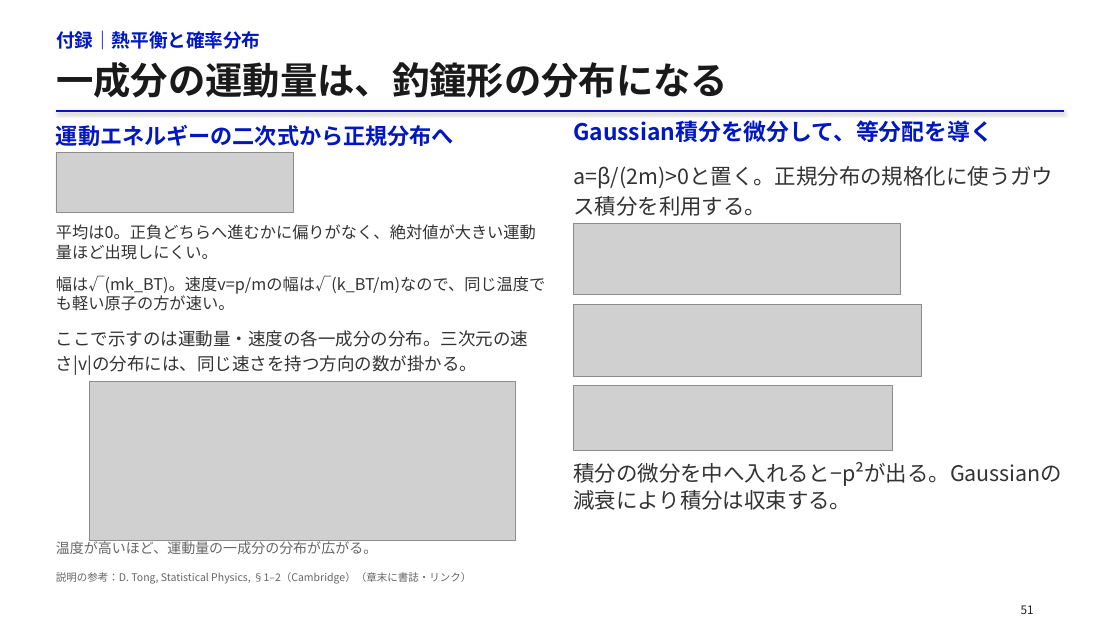
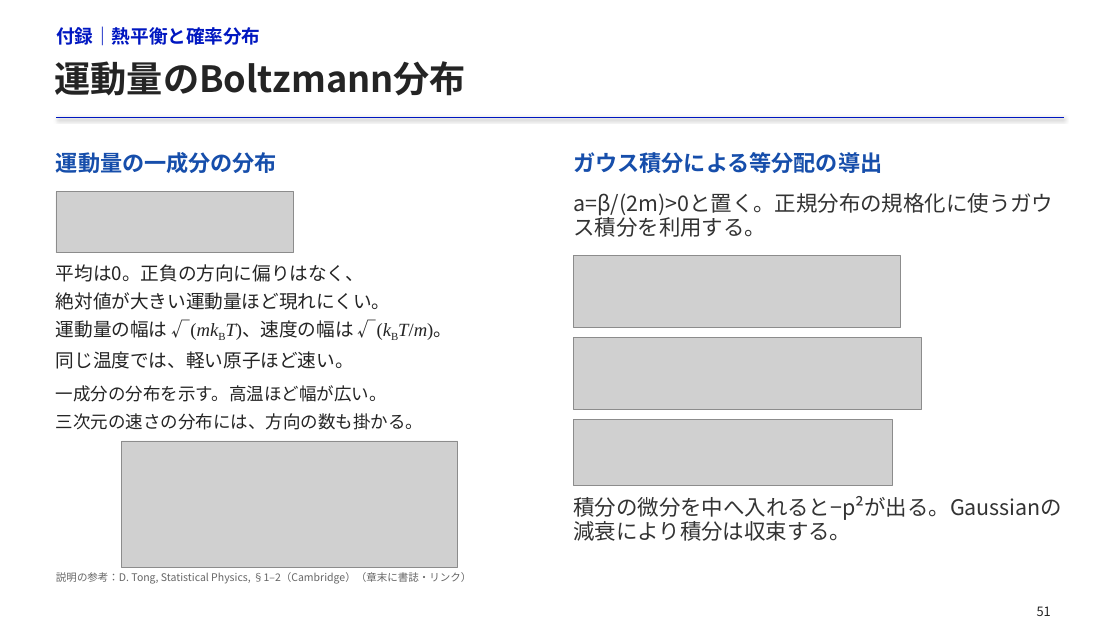
Before and after one commit to matsunagalab/lecture_bioinfo, a slide deck: slide 51 of 09_分子の相互作用と構造の安定性/09_分子の相互作用と構造の安定性.pptx. Drawn at 1120x630 pixels with LibreOffice and Linux fonts; fonts in the diff are those of the drawing; grey boxes stand for pictures. Boxes give left, top, right and bottom in pixels: in the first picture for what was removed or moved away, otherwise in the second. Text is boxed around its words. In the diff, an @@ line names an element or a change of style, - is before the commit and + after.

```diff
--- a/09_分子の相互作用と構造の安定性/09_分子の相互作用と構造の安定性.pptx
+++ b/09_分子の相互作用と構造の安定性/09_分子の相互作用と構造の安定性.pptx
@@ text "付録｜熱平衡と確率分布": place and size @@
-text "付録｜熱平衡と確率分布" at [56, 30, 261, 50]
+text "付録｜熱平衡と確率分布" at [56, 26, 261, 46]
@@ text at [55, 61, 467, 96]: text changed; size 32 to 31 pt; text colour #1A1A1A to #242424 @@
-一成分の運動量は、釣鐘形の分布になる
+運動量のBoltzmann分布
@@ line moved from (56, 111) - (1065, 111) to (56, 118) - (1065, 118) @@
@@ text at [56, 152, 277, 173]: text changed; text colour #0017C1 to #164EAB @@
-運動エネルギーの二次式から正規分布へ
+運動量の一成分の分布
@@ text at [573, 152, 882, 173]: text changed; size 19.5 to 19 pt; text colour #0017C1 to #164EAB @@
-Gaussian積分を微分して、等分配を導く
+ガウス積分による等分配の導出
@@ picture: place and size @@
-picture at [56, 152, 293, 213]
+picture at [56, 192, 293, 253]
@@ text "a=β/(2m)>0と置く。正規分布の規格化に使うガウス積分を利用する。": place and size @@
-text "a=β/(2m)>0と置く。正規分布の規格化に使うガウス積分を利用する。" at [573, 166, 1053, 216]
+text "a=β/(2m)>0と置く。正規分布の規格化に使うガウス積分を利用する。" at [573, 193, 1053, 237]
@@ text "a=β/(2m)>0と置く。正規分布の規格化に使うガウス積分を利用する。" at [573, 193, 1053, 237]: line spacing 25.7pt to 20.6pt; more space between paragraphs @@
@@ text at [56, 264, 390, 310]: text changed; size 13.9 to 16 pt; text colour #333333 to #242424 @@
-平均は0。正負どちらへ進むかに偏りがなく、絶対値が大きい運動量ほど出現しにくい。
+平均は0。正負の方向に偏りはなく、
+絶対値が大きい運動量ほど現れにくい。
@@ text at [56, 320, 452, 369]: text changed; size 13.9 to 16 pt; text colour #333333 to #242424 @@
-幅は√(mk_BT)。速度v=p/mの幅は√(k_BT/m)なので、同じ温度でも軽い原子の方が速い。
+運動量の幅は √(mkBT)、速度の幅は √(kBT/m)。
+同じ温度では、軽い原子ほど速い。
@@ text at [56, 385, 423, 430]: text changed; text colour #333333 to #242424 @@
-ここで示すのは運動量・速度の各一成分の分布。三次元の速さ|v|の分布には、同じ速さを持つ方向の数が掛かる。
+一成分の分布を示す。高温ほど幅が広い。
+三次元の速さの分布には、方向の数も掛かる。
@@ picture: place and size @@
-picture at [90, 381, 515, 541]
+picture at [122, 441, 458, 567]
@@ 3 pictures: place and size @@
-3 pictures at [574, 223, 922, 451]
+3 pictures at [574, 256, 922, 486]
@@ text "積分の微分を中へ入れると−p²が出る。Gaussianの減衰により積分は収束する。": place and size @@
-text "積分の微分を中へ入れると−p²が出る。Gaussianの減衰により積分は収束する。" at [573, 462, 1062, 510]
+text "積分の微分を中へ入れると−p²が出る。Gaussianの減衰により積分は収束する。" at [573, 496, 1062, 541]
@@ text "積分の微分を中へ入れると−p²が出る。Gaussianの減衰により積分は収束する。" at [573, 496, 1062, 541]: line spacing 22.4pt to 20.6pt; more space between paragraphs @@
@@ text removed at [56, 539, 377, 554] @@
-温度が高いほど、運動量の一成分の分布が広がる。
@@ text "51" at [1037, 606, 1051, 616]: size 10 to 11 pt, text colour #202020 to #242424; alignment left to centre; line spacing 14pt to 1.18 @@
```
Also in this commit, not shown: 52 other slides changed, 3 slides added, 1 slide removed, 3 other files.
